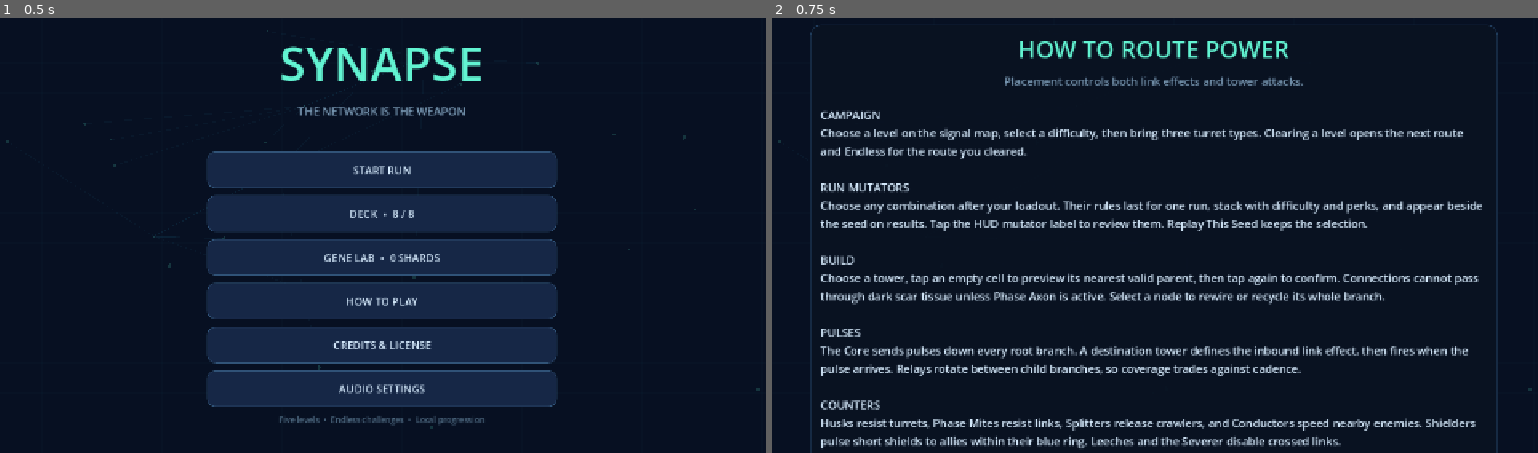
Above: before the commit, frames 1-2 (left to right).
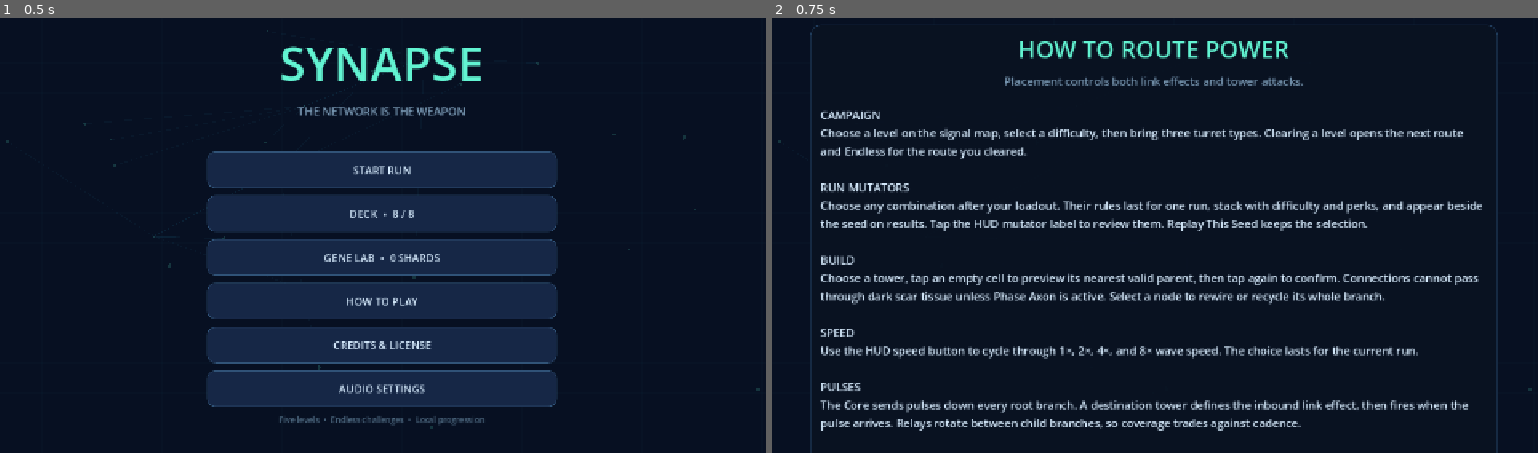
Above: after the commit, the same moments.

Repository: danned/synapse
Game: Godot game, scene res://main.tscn
The game is run twice, just before and just after one commit, with the same random seed, the same clock (stepped at 60 frames per second) and the same inputs. Sound files missing from this copy of the repository are replaced by a short silence.
Inputs:
- Up to frame 1 (0.5 s): no input
- Up to frame 2 (0.75 s): click "HOW TO PLAY" at 0.5 s

Frame 1 is identical in both runs. In frame 2, 5.0% of the frame differs, in the area x 6-92%, y 71-99%.

Commit message:
feat: add wave fast forward control

Diff:
--- a/scripts/game_board.gd
+++ b/scripts/game_board.gd
@@ -41,6 +41,7 @@
 var rewire_mode := false
 var build_allowed := true
 var combat_paused := false
+var simulation_speed := 1
 var wave_active := false
 var objective: Dictionary = {}
 var objective_status: StringName = &""
@@ -310,6 +311,17 @@
 	if combat_paused:
 		queue_redraw()
 		return
+	if wave_active and simulation_speed > 1:
+		var remaining := delta * simulation_speed
+		while remaining > 0.0 and wave_active and not combat_paused and is_processing():
+			var step := minf(remaining, 1.0 / 30.0)
+			_advance_simulation(step)
+			remaining -= step
+	else:
+		_advance_simulation(delta)
+	queue_redraw()
+
+func _advance_simulation(delta: float) -> void:
 	world_time += delta
 	_update_effects(delta)
 	if wave_active:
@@ -325,7 +337,6 @@
 		_update_pulses(delta)
 		_prune_disabled_links()
 		_check_wave_complete(delta)
-	queue_redraw()
 
 func _spawn_ready_enemies() -> void:
 	while spawn_index < spawn_entries.size() and float(spawn_entries[spawn_index]["time"]) <= wave_time:
--- a/scripts/game_controller.gd
+++ b/scripts/game_controller.gd
@@ -1,5 +1,7 @@
 class_name GameController
 extends Control
+
+const SPEEDS := [1, 2, 4, 8]
 
 signal exit_requested
 signal run_ended(wave_reached: int, victory: bool, difficulty: String, seed_value: int, mutators: Array[String])
@@ -27,6 +29,7 @@
 var status_label: Label
 var start_button: Button
 var pause_button: Button
+var speed_button: Button
 var menu_button: Button
 var cycle_button: Button
 var rewire_button: Button
@@ -40,6 +43,7 @@
 var _last_countdown_second := -1
 var _run_over := false
 var _last_objective_result := ""
+var simulation_speed := 1
 var _exit_confirmation: Control
 var _specialization_overlay: Control
 var sound_manager: SoundManager
@@ -59,6 +63,7 @@
 	manifests = RunGenerator.generate_run(seed_value, level, run_mutators)
 	_build_ui()
 	board.configure(seed_value, difficulty, level, perks, run_mutators)
+	board.simulation_speed = simulation_speed
 	_update_coverage_readout()
 	_update_wave_preview()
 	_update_build_policy()
@@ -106,6 +111,13 @@
 	var spacer := Control.new()
 	spacer.size_flags_horizontal = Control.SIZE_EXPAND_FILL
 	top_row.add_child(spacer)
+	speed_button = Button.new()
+	speed_button.text = "SPEED 1×"
+	speed_button.custom_minimum_size = Vector2(82, 44)
+	speed_button.add_theme_font_size_override("font_size", 12)
+	speed_button.tooltip_text = "Cycle wave speed: 1×, 2×, 4×, 8×"
+	speed_button.pressed.connect(_cycle_speed)
+	top_row.add_child(speed_button)
 	coverage_button = Button.new()
 	coverage_button.text = "COVERAGE ON"
 	coverage_button.toggle_mode = true
@@ -115,7 +127,7 @@
 	coverage_button.tooltip_text = "Show link coverage and pulse cadence"
 	coverage_button.toggled.connect(_toggle_coverage)
 	top_row.add_child(coverage_button)
-	var seed_label := _hud_label("SEED %d" % seed_value, Color("7b9bb6"), 170)
+	var seed_label := _hud_label("SEED %d" % seed_value, Color("7b9bb6"), 150)
 	seed_label.horizontal_alignment = HORIZONTAL_ALIGNMENT_RIGHT
 	top_row.add_child(seed_label)
 	menu_button = Button.new()
@@ -266,6 +278,12 @@
 	board.set_coverage_enabled(enabled)
 	coverage_button.text = "COVERAGE ON" if enabled else "COVERAGE OFF"
 
+func _cycle_speed() -> void:
+	var index := SPEEDS.find(simulation_speed)
+	simulation_speed = SPEEDS[(index + 1) % SPEEDS.size()]
+	board.simulation_speed = simulation_speed
+	speed_button.text = "SPEED %d×" % simulation_speed
+
 func _update_coverage_readout() -> void:
 	if not board.coverage_enabled:
 		coverage_label.text = ""
--- a/scripts/main.gd
+++ b/scripts/main.gd
@@ -544,7 +544,7 @@
 	var shell := _page_shell("HOW TO ROUTE POWER", "Placement controls both link effects and tower attacks.")
 	var body: VBoxContainer = shell["body"]
 	var guide := Label.new()
-	guide.text = "CAMPAIGN\nChoose a level on the signal map, s …(572 unchanged characters)…  rewire or recycle its whole branch.\n\nPULSES\nThe Core sends pulses down every …(619 unchanged characters)…
+	guide.text = "CAMPAIGN\nChoose a level on the signal map, s …(572 unchanged characters)…  rewire or recycle its whole branch.\n\nSPEED\nUse the HUD speed button to cycle through 1×, 2×, 4×, and 8× wave speed. The choice lasts for the current run.\n\nPULSES\nThe Core sends pulses down every …(619 unchanged characters)…
 	guide.autowrap_mode = TextServer.AUTOWRAP_WORD_SMART
 	guide.size_flags_vertical = Control.SIZE_EXPAND_FILL
 	guide.add_theme_font_size_override("font_size", 18)
--- a/tests/run_tests.gd
+++ b/tests/run_tests.gd
@@ -34,6 +34,7 @@
 	_test_specialization_ui()
 	_test_controller_setup()
 	_test_build_policy()
+	_test_fast_forward()
 	_test_menu_exit_confirmation()
 	_test_progression_defaults()
 	if failures.is_empty():
@@ -436,6 +437,40 @@
 	_expect(GameController.is_build_allowed("normal", false), "Every mode must allow building between waves")
 	_expect(not GameController.is_build_allowed("endless", true), "Endless must use Normal build timing")
 
+func _test_fast_forward() -> void:
+	for difficulty_id in ["easy", "normal", "hardcore", "endless"]:
+		var game := GameController.new()
+		root.add_child(game)
+		game.setup(difficulty_id, 424242, GameData.BASE_CARD_IDS, false)
+		_expect(game.simulation_speed == 1 and game.board.simulation_speed == 1, "%s run starts at 1×" % difficulty_id)
+		game.board.wave_active = true
+		game.board.spawn_entries = [{"time": 1000.0}]
+		for speed in [2, 4, 8, 1]:
+			game.speed_button.emit_signal("pressed")
+			_expect(game.simulation_speed == speed and game.board.simulation_speed == speed, "%s cycles to %d×" % [difficulty_id, speed])
+			_expect(game.speed_button.text == "SPEED %d×" % speed, "%s displays %d×" % [difficulty_id, speed])
+			var before := game.board.wave_time
+			game.board._process(0.25)
+			_expect(is_equal_approx(game.board.wave_time - before, 0.25 * speed), "%s wave advances at %d×" % [difficulty_id, speed])
+		if difficulty_id == "easy":
+			for unused in range(3):
+				game.speed_button.emit_signal("pressed")
+			game.board.set_combat_paused(true)
+			var paused_time := game.board.wave_time
+			game.board._process(0.25)
+			_expect(is_equal_approx(game.board.wave_time, paused_time), "Easy tactical pause freezes accelerated combat")
+			game.board.set_combat_paused(false)
+		if difficulty_id == "hardcore":
+			for unused in range(3):
+				game.speed_button.emit_signal("pressed")
+			game.countdown = 5.0
+			game._process(1.0)
+			_expect(is_equal_approx(game.countdown, 4.0), "Hardcore countdown stays at normal speed")
+			game.board.wave_active = false
+			game.board.start_wave(game.manifests[0])
+			_expect(game.simulation_speed == 8 and game.board.simulation_speed == 8, "Selected speed persists into the next wave")
+		game.queue_free()
+
 func _test_menu_exit_confirmation() -> void:
 	for difficulty_id in ["easy", "normal", "hardcore"]:
 		var game := GameController.new()
